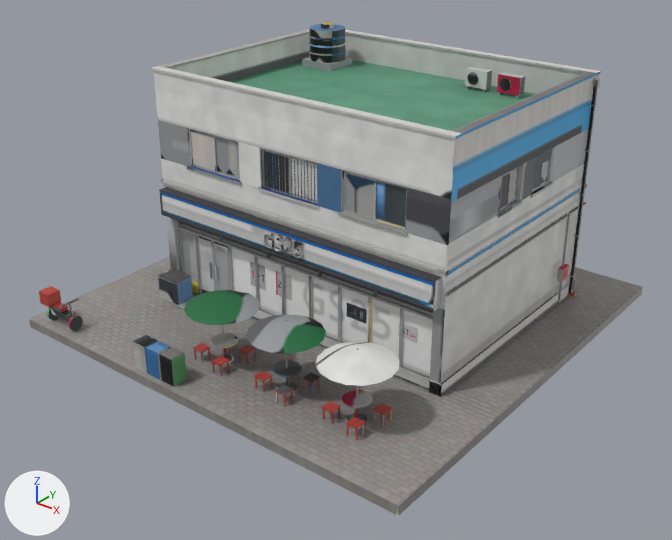
A saved change to the FBX model cs2_ilsan/CS2Assets/IlsanGS25/IlsanGS25.fbx.
One viewpoint serves both versions: a 50 mm camera at (18.5, -23.71, 15.9) aimed at (0.43, -1.12, 1.89). The lights are fixed; the arrows at lower left show +X, +Y and +Z. The first picture is the older version. Where no turn or scale is listed for an object, it has been applied to the vertices.

In view in the first picture: 'IlsanGS25'.
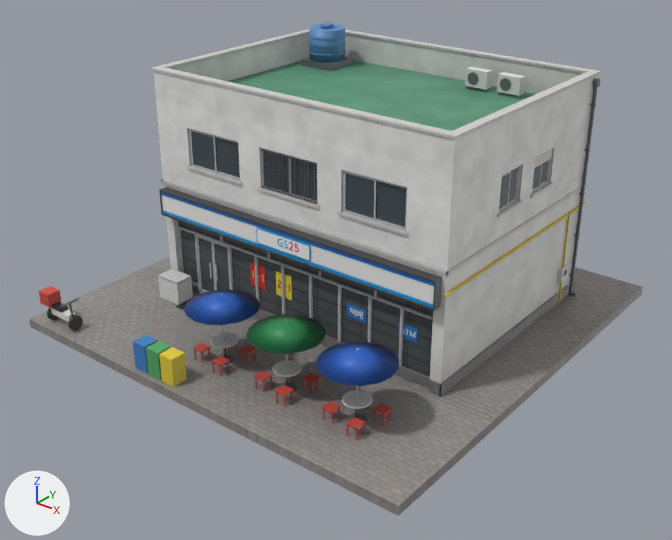
Boxes [x1, y1, x2, y2] around the edits, measured in the pictures (672 x 540 px; the box of a moved part takes in the faces that stretch with it):
part 1 of me_ilsangs25, added: after [256, 228, 311, 261]
part 2 of me_ilsangs25, added: after [257, 229, 309, 260]
part 3 of me_ilsangs25, deleted: before [262, 231, 274, 249]
part 4 of me_ilsangs25, moved or reshaped: before [274, 235, 304, 258]; after [277, 239, 299, 252]
part 5 of me_ilsangs25, surface changed: [39, 22, 601, 516] in both

What changed in the scene script:
```text
Change me_ilsangs25:
    used by ob_ilsangs25; location = (0.0, 0.0, 0.0)
    remove me_ilsangs25.from_pydata(...)  # 8013 vertices, 12436 faces; spans x -7.9..7.9, y -7.9..7.9, z -0.3..8.8
    add me_ilsangs25.from_pydata(...)  # 8181 vertices, 12686 faces; spans x -7.9..7.9, y -7.9..7.9, z -0.3..8.8
    me_ilsangs25 part 1: a new loose piece of 112 vertices spanning x -1.2..1.2, y -3.3, z 3.2..3.8, in mat_ilsangs25
    me_ilsangs25 part 2: a new loose piece of 56 vertices spanning x -1.1..1.1, y -3.3, z 3.3..3.8, in mat_ilsangs25
    me_ilsangs25 part 3: the loose piece of 468 vertices spanning x -0.9..-0.4, y -3.4..-3.3, z 3.2..3.8 is deleted
    me_ilsangs25 part 4: 147 vertices moved from x -0.2..0.8, y -3.4..-3.3, z 3.3..3.8 to x -0.2..0.7, y -3.3, z 3.4..3.7; 943 vertices removed from x -0.3..0.9, y -3.4..-3.3, z 3.2..3.8; 1411 vertices added at x -0.2..0.7, y -3.3, z 3.4..3.7
    me_ilsangs25 part 5: 9698 kept faces spanning x -7.6..7.9, y -7.9..7.9, z -0.3..8.8 get new texture (UV) coordinates
```
